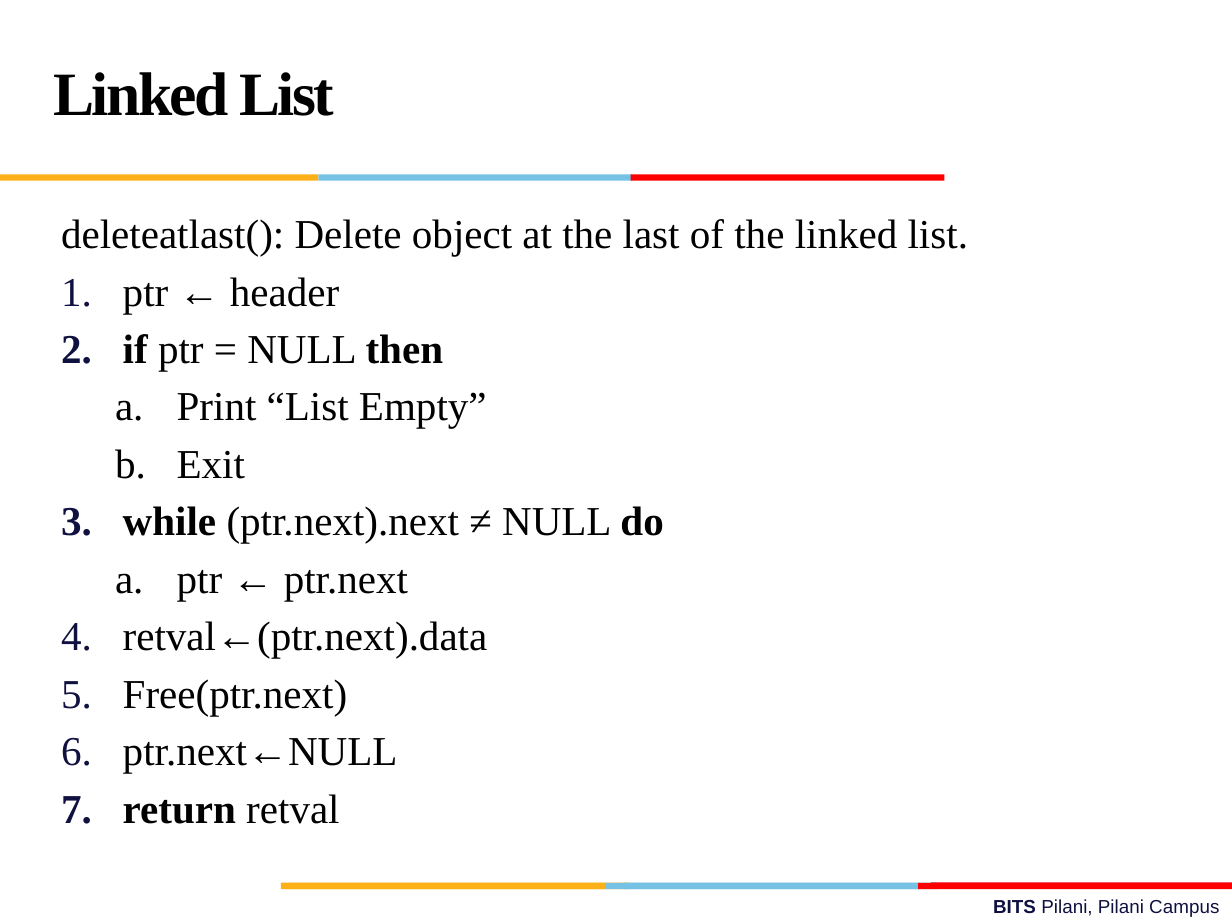
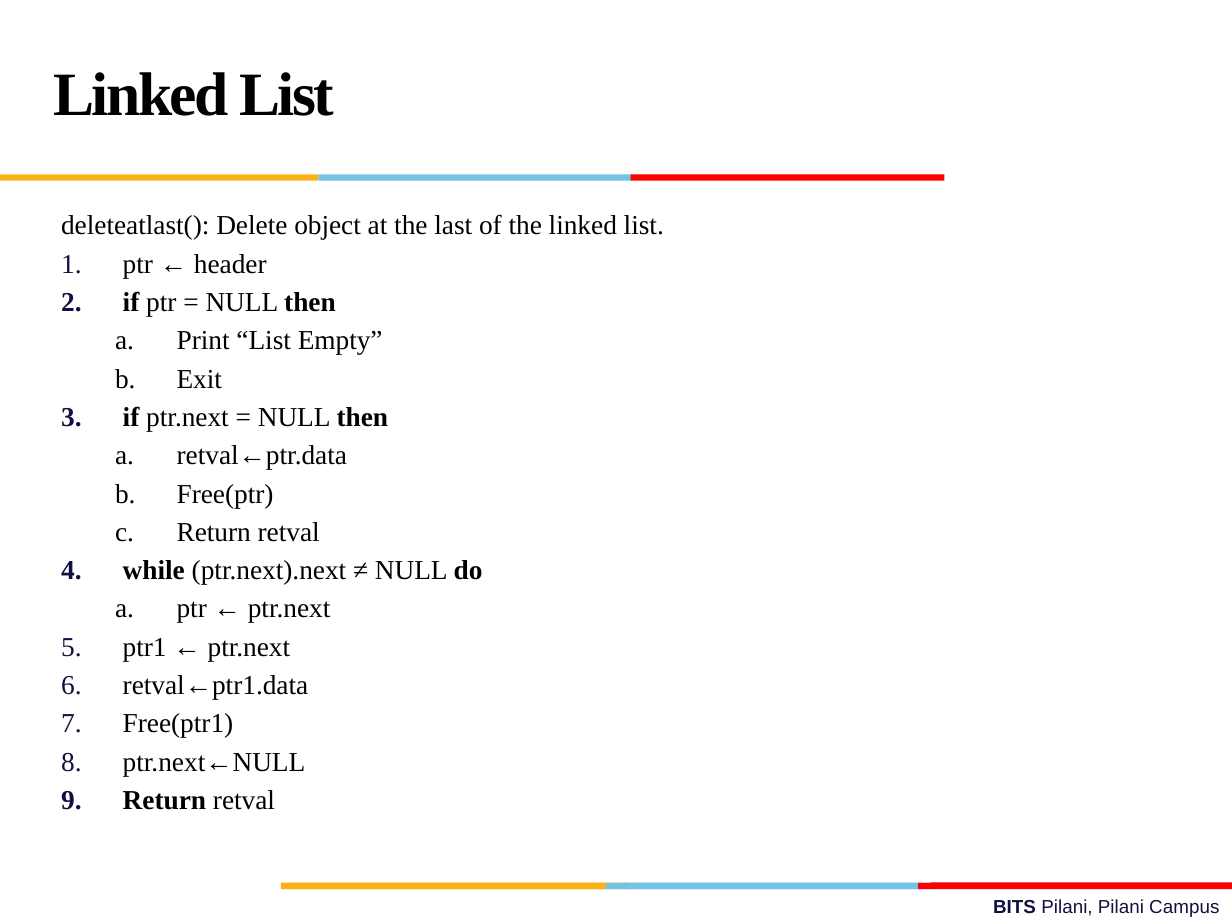
Before and after one commit to sagarchothani/BITS, a slide deck: slide 58 of Sem-1/Subjects/S2-23_SSZG519_Data Structures and Algorithms Design/Lectures CH/L2/L2_Elementary Data Structures.pptx. Drawn at 1232x924 pixels with LibreOffice and Linux fonts; fonts in the diff are those of the drawing; background and template pictures are left out. Boxes give left, top, right and bottom in pixels: in the first picture for what was removed or moved away, otherwise in the second. Text is boxed around its words. In the diff, an @@ line names an element or a change of style, - is before the commit and + after.

```diff
--- a/Sem-1/Subjects/S2-23_SSZG519_Data Structures and Algorithms Design/Lectures CH/L2/L2_Elementary Data Structures.pptx
+++ b/Sem-1/Subjects/S2-23_SSZG519_Data Structures and Algorithms Design/Lectures CH/L2/L2_Elementary Data Structures.pptx
@@ text at (61, 214, 664, 776): size 24 to 16 pt in "deleteatlast(): Delete object at the last of ...", "ptr ← header", "if ptr = NULL then", "Print “List Empty”" and 4 more places; less space between paragraphs @@
@@ text at (123, 406, 389, 542): paragraphs added @@
+3. if ptr.next = NULL then
+  a. retval←ptr.data
+  b. Free(ptr)
+  c. Return retval
@@ text at (123, 638, 309, 738): text changed; size 24 to 16 pt @@
-4. retval←(ptr.next).data
-5. Free(ptr.next)
+5. ptr1 ← ptr.next
+6. retval←ptr1.data
+7. Free(ptr1)
@@ text at (123, 790, 275, 810): text changed; size 24 to 16 pt @@
-7. return retval
+9. Return retval
```
Also in this commit, not shown: 2 other slides changed, 2 slides added, 17 other files.
